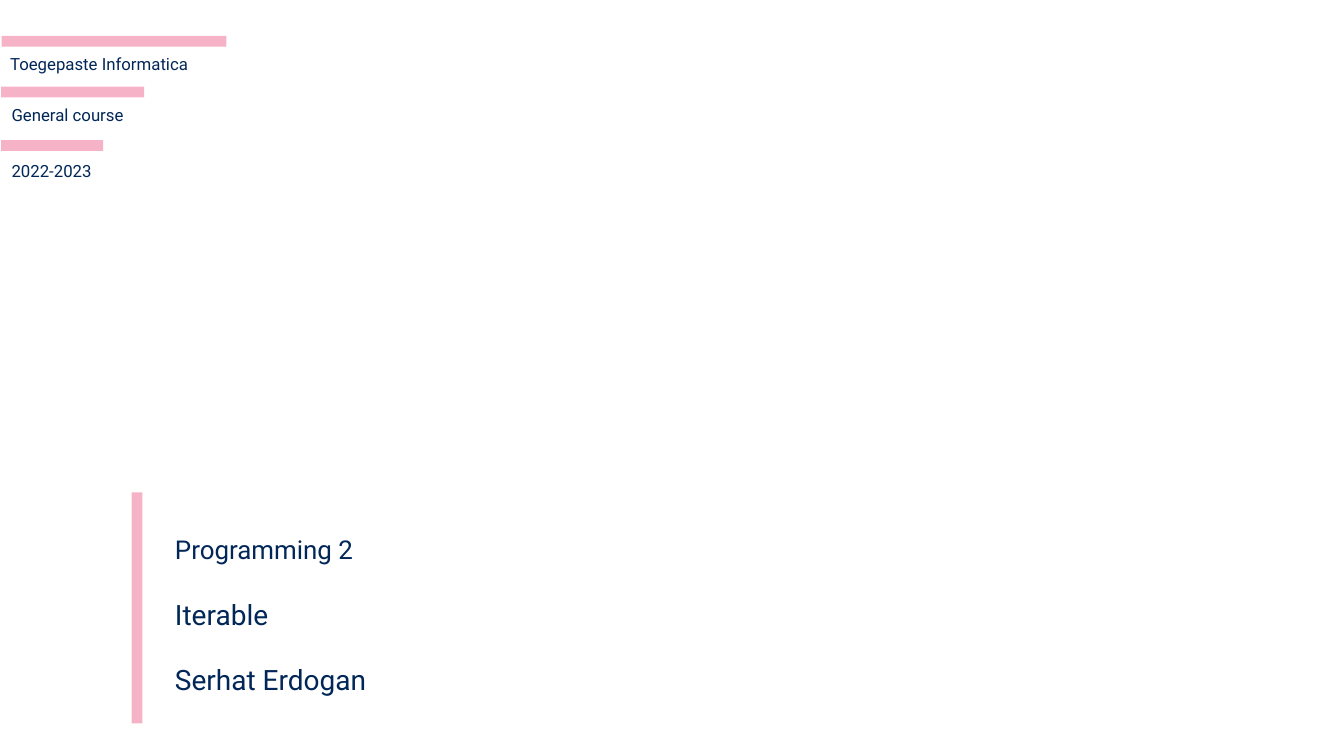
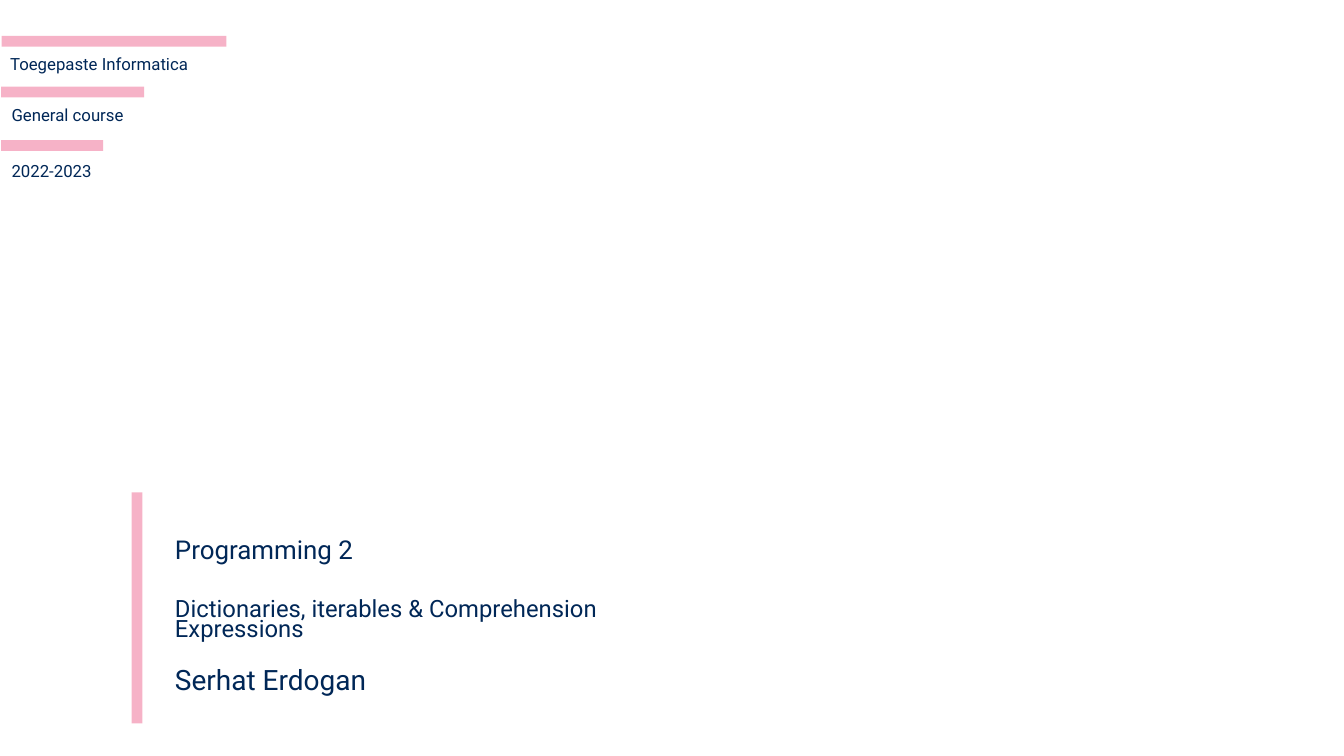
Before and after one commit to UCLL-PR2/exercises, a slide deck: slide 1 of 03-iterable/programming2_iterable.pptx. Drawn at 1344x756 pixels with LibreOffice and Linux fonts; fonts in the diff are those of the drawing; background and template pictures are left out. Boxes give left, top, right and bottom in pixels: in the first picture for what was removed or moved away, otherwise in the second. Text is boxed around its words. In the diff, an @@ line names an element or a change of style, - is before the commit and + after.

```diff
--- a/03-iterable/programming2_iterable.pptx
+++ b/03-iterable/programming2_iterable.pptx
@@ text at [175, 599, 597, 642]: text changed; size 20 to 17 pt @@
-Iterable
+Dictionaries, iterables & Comprehension Expressions
```
Also in this commit, not shown: 7 other slides changed, 8 slides added, 5 other files.
